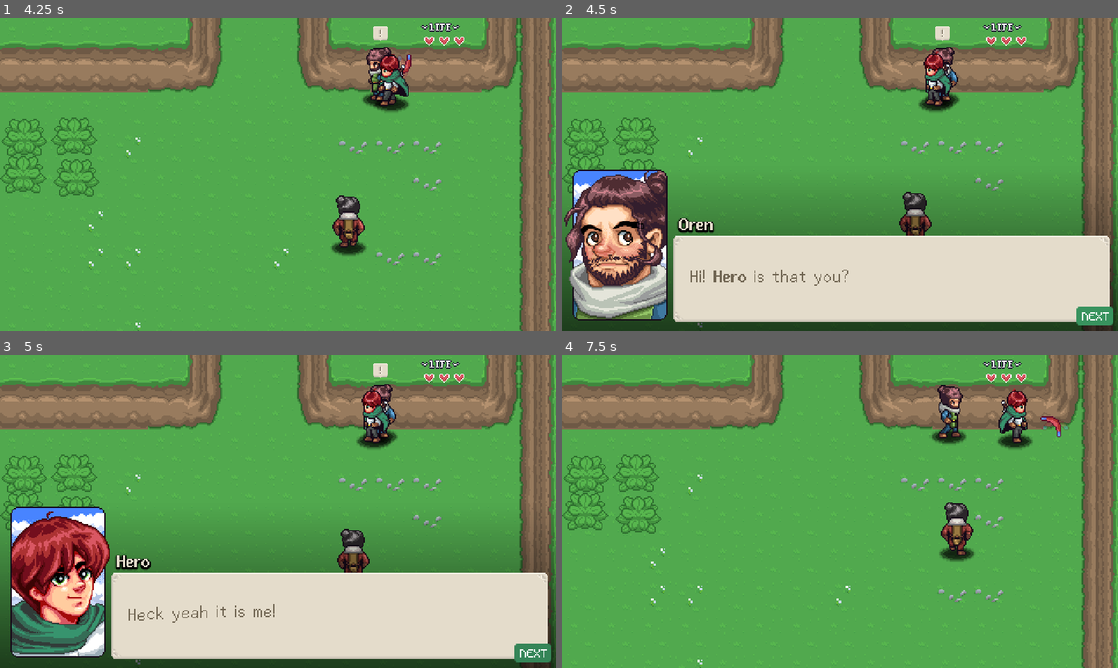
Above: before the commit, frames 1-4 (two rows, left to right).
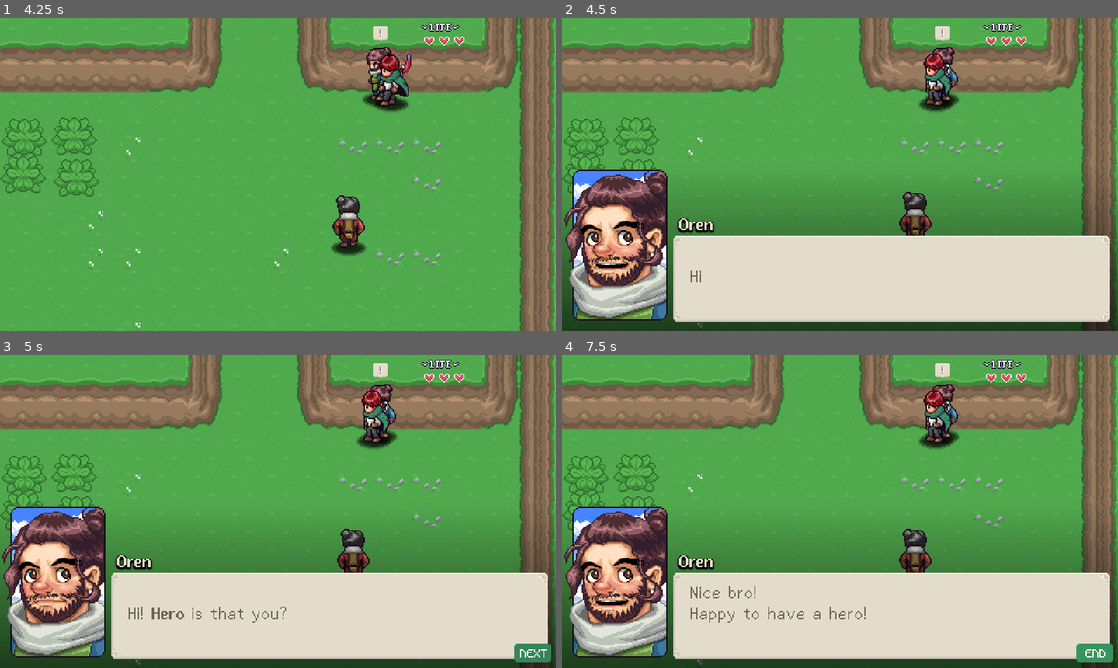
Above: after the commit, the same moments.

Repository: sirzes02/Godot-test
Game: Godot game, scene res://levels/area01/02.tscn
Two runs of this game, one before a commit and one after it. Both use one fixed random seed, a clock stepped at 60 frames per second and the inputs below. This scene is started directly instead of the project's main scene. Sound files missing from this copy of the repository are replaced by a short silence.
Inputs:
- Up to frame 1 (4.25 s): tap Enter (ui_accept) at 0.5, 0.77, 1.52, 3.02, 3.77 s; hold D (right) 0.53-1.28 s; hold Q (ability) 0.53-1.28 s; hold S (down) 1.28-2.03 s; tap Space (attack) at 1.35 s; hold D (right) 2.03-2.78 s; hold E (interact) 2.03-2.78 s; hold W (up) 2.78-3.53 s; tap Q (ability) at 2.85 s; hold A (left) from 3.53 s (still down); hold Space (attack) from 3.53 s (still down)
- Up to frame 2 (4.5 s): keep holding A (left); release Space (attack) at 4.28 s; tap E (interact) at 4.35 s
- Up to frame 3 (5 s): keep holding A (left); tap Enter (ui_accept) at 4.52 s
- Up to frame 4 (7.5 s): release A (left) at 5.03 s; hold S (down) 5.03-5.78 s; hold Q (ability) 5.03-5.78 s; hold D (right) 5.78-6.53 s; tap Space (attack) at 5.85 s; tap Enter (ui_accept) at 6.02, 6.77 s; hold W (up) 6.53-7.28 s; hold E (interact) 6.53-7.28 s; hold D (right) from 7.28 s (still down); tap Q (ability) at 7.35 s

Frame 1 is identical in both runs. In frame 2, 1.1% of the frame differs, in the area x 4-100%, y 77-99%; in frame 3, 7.9%; in frame 4, 45%, in the area x 0-100%, y 2-100%.

Commit message:
NPC Part V - Dialog Game Juice

Diff:
--- a/gui/dialog_system/dialog_system.tscn
+++ b/gui/dialog_system/dialog_system.tscn
@@ -5,7 +5,9 @@
 [ext_resource type="FontFile" uid="uid://yuwy4uqsbdd1" path="res://gui/fonts/Abaddon Light.ttf" id="3_3jka7"]
 [ext_resource type="FontFile" uid="uid://cbsuvg8x0ke6k" path="res://gui/fonts/Abaddon Bold.ttf" id="4_f7bgx"]
 [ext_resource type="Texture2D" uid="uid://bnw62r07cdogq" path="res://npc/sprites/portraits/npc_portrait_01.png" id="5_jxevo"]
+[ext_resource type="AudioStream" uid="uid://jhubesonms16" path="res://gui/dialog_system/audio/voice_blip.wav" id="6_7sl62"]
 [ext_resource type="FontFile" uid="uid://dplj0nmib8k77" path="res://gui/fonts/m5x7.ttf" id="6_88kpi"]
+[ext_resource type="Script" uid="uid://c4xka404oubbe" path="res://gui/dialog_system/scripts/dialog_portrait.gd" id="6_226ex"]
 
 [sub_resource type="Gradient" id="Gradient_gle0o"]
 colors = PackedColorArray(1, 1, 1, 1, 1, 1, 1, 0)
@@ -143,10 +145,15 @@
 position = Vector2(50, 196)
 texture = ExtResource("5_jxevo")
 hframes = 4
+script = ExtResource("6_226ex")
 
 [node name="Timer" type="Timer" parent="DialogUI" unique_id=1782181500]
+one_shot = true
 
 [node name="AudioStreamPlayer" type="AudioStreamPlayer" parent="DialogUI" unique_id=578091848]
+stream = ExtResource("6_7sl62")
+max_polyphony = 6
+bus = &"SFX"
 
 [node name="DialogProgressIndicator" type="PanelContainer" parent="DialogUI" unique_id=445838193]
 self_modulate = Color(0.20784314, 0.5137255, 0.34509805, 1)
--- /dev/null
+++ b/gui/dialog_system/scripts/dialog_portrait.gd
@@ -0,0 +1,66 @@
+@tool
+class_name DialogPortrait extends Sprite2D
+
+var blink: bool = false:
+	set = _set_blink
+var open_mounth: bool = false:
+	set = _set_open_mounth
+var mounth_open_frames: int = 0
+var audio_pitch_base: float = 1.0
+
+@onready var audio_stream_player: AudioStreamPlayer = $"../AudioStreamPlayer"
+
+func _ready() -> void:
+	if Engine.is_editor_hint():
+		return
+
+	DialogSystem.letter_added.connect(check_mouth_open)
+	blinker()
+
+func check_mouth_open(l: String) -> void:
+	if 'aeiou1234567890'.contains(l):
+		open_mounth = true
+		mounth_open_frames += 4
+		audio_stream_player.pitch_scale = randf_range(audio_pitch_base - 0.04, audio_pitch_base + 0.04)
+		audio_stream_player.play()
+	elif '.,!?'.contains(l):
+		mounth_open_frames = 0
+
+	if mounth_open_frames > 0:
+		mounth_open_frames -= 1
+
+	if mounth_open_frames == 0:
+		open_mounth = false
+
+	pass
+
+func update_portrait() -> void:
+	if open_mounth:
+		frame = 2
+	else:
+		frame = 0
+
+	if blink:
+		frame += 1
+
+func blinker() -> void:
+	if !blink:
+		await get_tree().create_timer(randf_range(0.1, 3)).timeout
+	else:
+		await get_tree().create_timer(0.15).timeout
+
+	blink = not blink
+	blinker()
+
+func _set_blink(_value: bool) -> void:
+	if blink != _value:
+		blink = _value
+
+	pass
+
+func _set_open_mounth(_value: bool) -> void:
+	if open_mounth != _value:
+		open_mounth = _value
+		update_portrait()
+
+	pass
--- a/gui/dialog_system/scripts/dialog_system.gd
+++ b/gui/dialog_system/scripts/dialog_system.gd
@@ -3,8 +3,14 @@
 class_name DialogSystemNode extends CanvasLayer
 
 signal finished
+signal letter_added(letter: String)
 
 var is_active: bool = false
+var text_in_progress: bool = false
+
+var text_speed: float = 0.02
+var text_length: int = 0
+var plain_text: String
 
 var dialog_items: Array[DialogItem]
 var dialog_item_index: int = 0
@@ -12,9 +18,11 @@
 @onready var dialog_ui: Control = $DialogUI
 @onready var rich_text_label: RichTextLabel = $DialogUI/PanelContainer/RichTextLabel
 @onready var name_label: Label = $DialogUI/NameLabel
-@onready var portrait_sprite: Sprite2D = $DialogUI/PortraitSprite
+@onready var portrait_sprite: DialogPortrait = $DialogUI/PortraitSprite
 @onready var dialog_progress_indicator: PanelContainer = $DialogUI/DialogProgressIndicator
 @onready var label: Label = $DialogUI/DialogProgressIndicator/Label
+@onready var timer: Timer = $DialogUI/Timer
+@onready var audio_stream_player: AudioStreamPlayer = $DialogUI/AudioStreamPlayer
 
 func _ready() -> void:
 	if Engine.is_editor_hint():
@@ -23,6 +31,7 @@
 			return
 		return
 
+	timer.timeout.connect(_on_timer_timeout)
 	hide_dialog()
 	pass
 
@@ -35,6 +44,14 @@
 		event.is_action_pressed("attack") or
 		event.is_action_pressed("ui_accept")
 	):
+		if text_in_progress:
+			rich_text_label.visible_characters = text_length
+			timer.stop()
+			text_in_progress = false
+			show_dialog_button_indicator(true)
+
+			return
+
 		dialog_item_index += 1
 
 		if dialog_item_index < dialog_items.size():
@@ -63,9 +80,27 @@
 	pass
 
 func start_dialog() -> void:
-	show_dialog_button_indicator(true)
+	show_dialog_button_indicator(false)
 	var _d: DialogItem = dialog_items[dialog_item_index]
 	set_dialog_data(_d)
+
+	rich_text_label.visible_characters = 0
+	text_length = rich_text_label.get_total_character_count()
+	plain_text = rich_text_label.get_parsed_text()
+	text_in_progress = true
+
+	start_timer()
+	pass
+
+func _on_timer_timeout() -> void:
+	rich_text_label.visible_characters += 1
+
+	if rich_text_label.visible_characters <= text_length:
+		letter_added.emit(plain_text[rich_text_label.visible_characters - 1])
+		start_timer()
+	else:
+		show_dialog_button_indicator(true)
+		text_in_progress = false
 	pass
 
 func set_dialog_data(_d: DialogItem) -> void:
@@ -74,6 +109,7 @@
 
 	name_label.text = _d.npc_info.npc_name
 	portrait_sprite.texture = _d.npc_info.portrait
+	portrait_sprite.audio_pitch_base = _d.npc_info.dialog_audio_pitch
 	pass
 
 func show_dialog_button_indicator(_is_visible: bool) -> void:
@@ -83,3 +119,8 @@
 		label.text = "NEXT"
 	else:
 		label.text = "END"
+
+func start_timer() -> void:
+	timer.wait_time = text_speed
+	timer.start()
+	pass
--- a/interactables/dialog/dialog_interaction.tscn
+++ b/interactables/dialog/dialog_interaction.tscn
@@ -130,7 +130,6 @@
 collision_mask = 4
 monitorable = false
 script = ExtResource("1_ea8i5")
-enabled = null
 
 [node name="CollisionShape2D" type="CollisionShape2D" parent="." unique_id=1647878669]
 shape = SubResource("RectangleShape2D_jnp34")
--- a/levels/area01/02.tscn
+++ b/levels/area01/02.tscn
@@ -54,7 +54,6 @@
 [node name="NpcBehaviorWander" parent="NPC" unique_id=1340077773 instance=ExtResource("9_kn07k")]
 
 [node name="DialogInteraction" parent="NPC" unique_id=1316307863 instance=ExtResource("11_tg8qg")]
-enabled = true
 
 [node name="DialogText" type="Node" parent="NPC/DialogInteraction" unique_id=1813205042]
 script = ExtResource("12_v3ddu")
--- a/npc/00_npcs/npc_01.tres
+++ b/npc/00_npcs/npc_01.tres
@@ -9,4 +9,5 @@
 npc_name = "Oren"
 sprite = ExtResource("2_4pyck")
 portrait = ExtResource("1_fxmbg")
+dialog_audio_pitch = 0.5
 metadata/_custom_type_script = "uid://c5burft102c4y"
--- a/npc/00_npcs/npc_02.tres
+++ b/npc/00_npcs/npc_02.tres
@@ -9,4 +9,5 @@
 npc_name = "Nero"
 sprite = ExtResource("3_7c467")
 portrait = ExtResource("1_3liqj")
+dialog_audio_pitch = 0.5
 metadata/_custom_type_script = "uid://c5burft102c4y"
--- a/npc/scripts/npc_resource.gd
+++ b/npc/scripts/npc_resource.gd
@@ -3,4 +3,4 @@
 @export var npc_name: String = ""
 @export var sprite: Texture
 @export var portrait: Texture
-@export var dialog_audio_pitch: String
+@export var dialog_audio_pitch: float = 1.0
Not shown, added: gui/dialog_system/scripts/dialog_portrait.gd.uid
